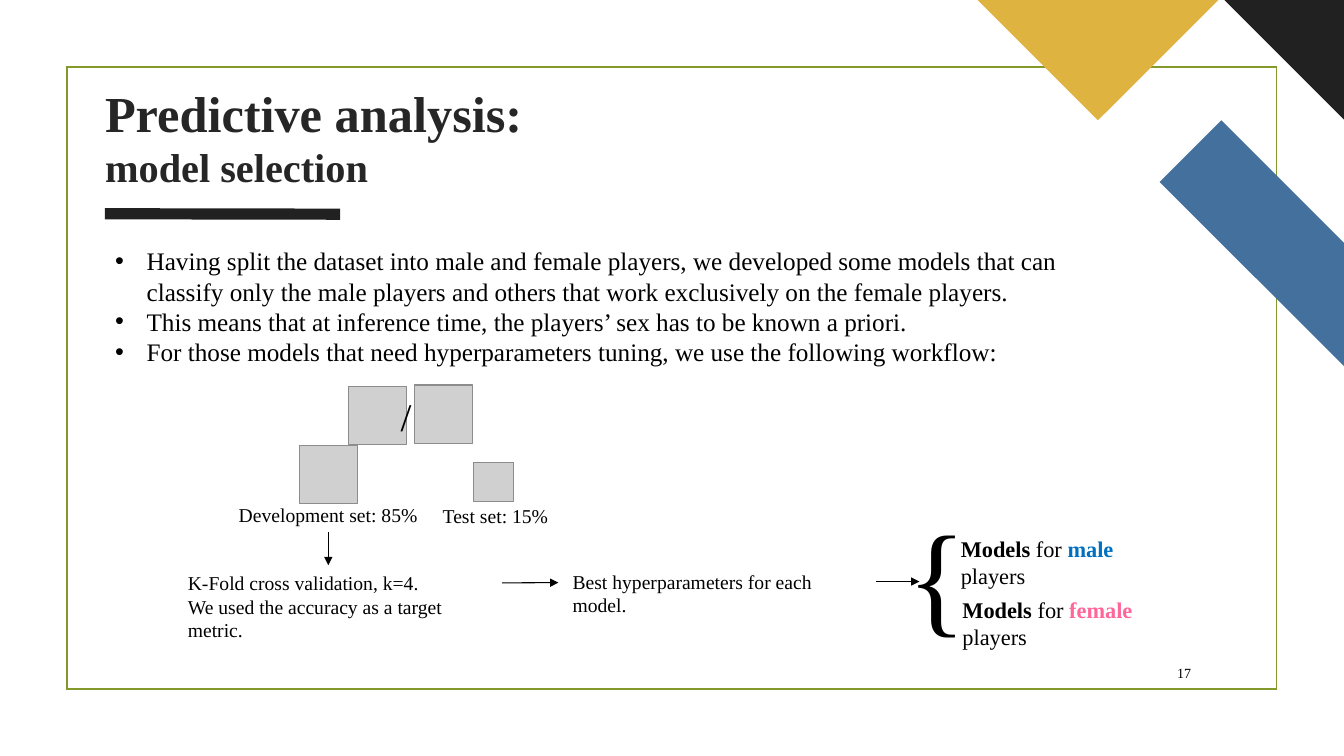
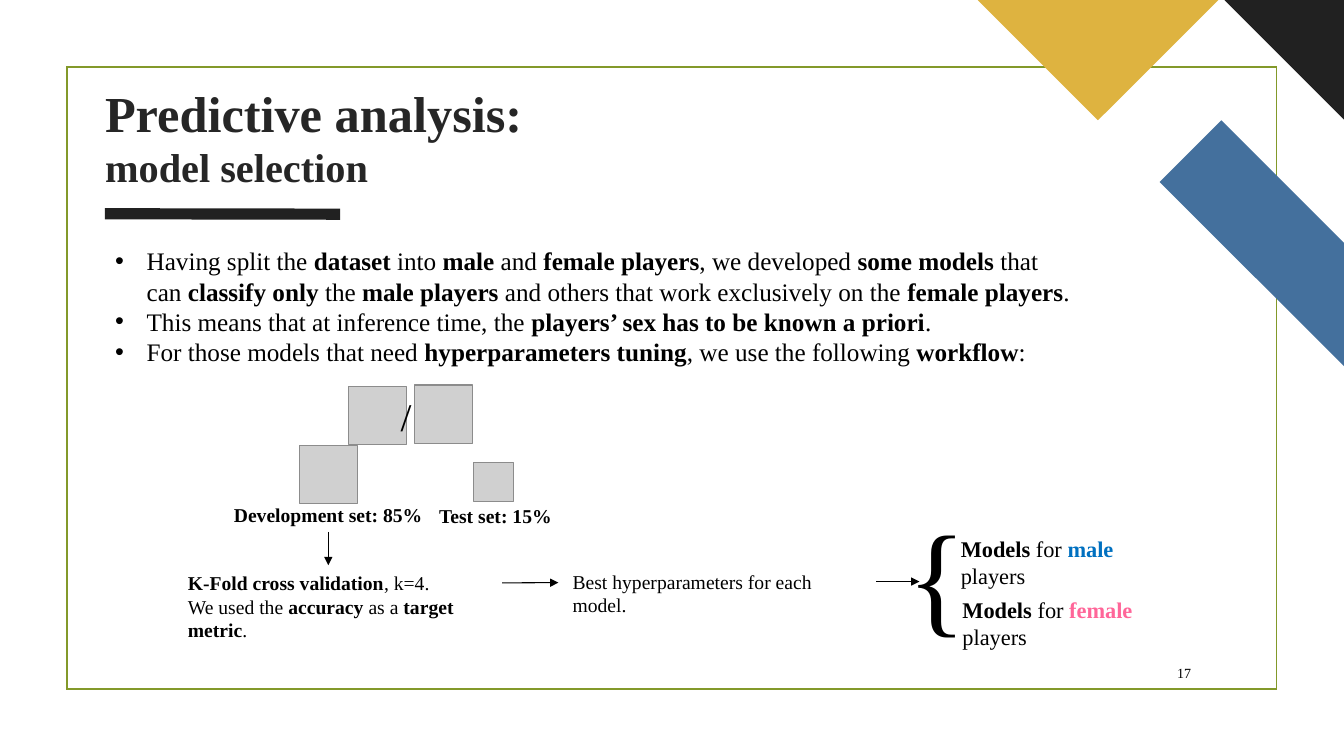
Before and after one commit to nikodallanoce/DataMiningProject, a slide deck: slide 17 of DM_14_project.pptx. Drawn at 1344x756 pixels with LibreOffice and Linux fonts; fonts in the diff are those of the drawing; grey boxes stand for pictures; background and template pictures are left out. Boxes give left, top, right and bottom in pixels: in the first picture for what was removed or moved away, otherwise in the second. Text is boxed around its words. In the diff, an @@ line names an element or a change of style, - is before the commit and + after.

```diff
--- a/DM_14_project.pptx
+++ b/DM_14_project.pptx
@@ text "Having split the dataset into ..." at (147, 252, 1070, 367): bold on in "dataset male female players, some models classify ...", "players’ sex has to be known a ...", "hyperparameters tuning, workflow:" @@
@@ text "Development set: 85%" at (234, 508, 422, 527): bold on @@
@@ text "Test set: 15%" at (439, 510, 551, 524): bold on @@
@@ text "K-Fold cross validation, k=4." at (188, 576, 453, 619): bold on in "K-Fold cross validation,", "accuracy target metric." @@
```
Also in this commit, not shown: 6 other slides changed, 1 other file.
